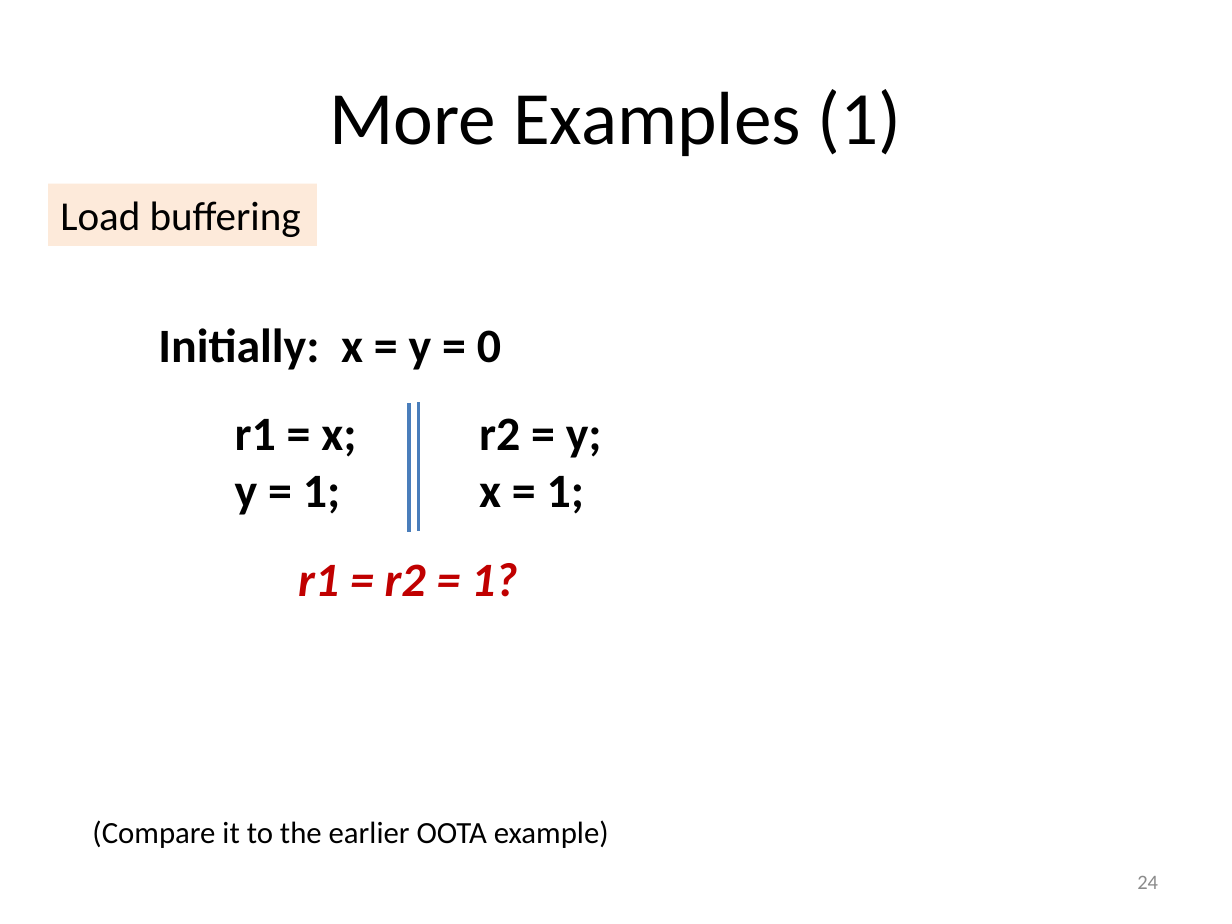
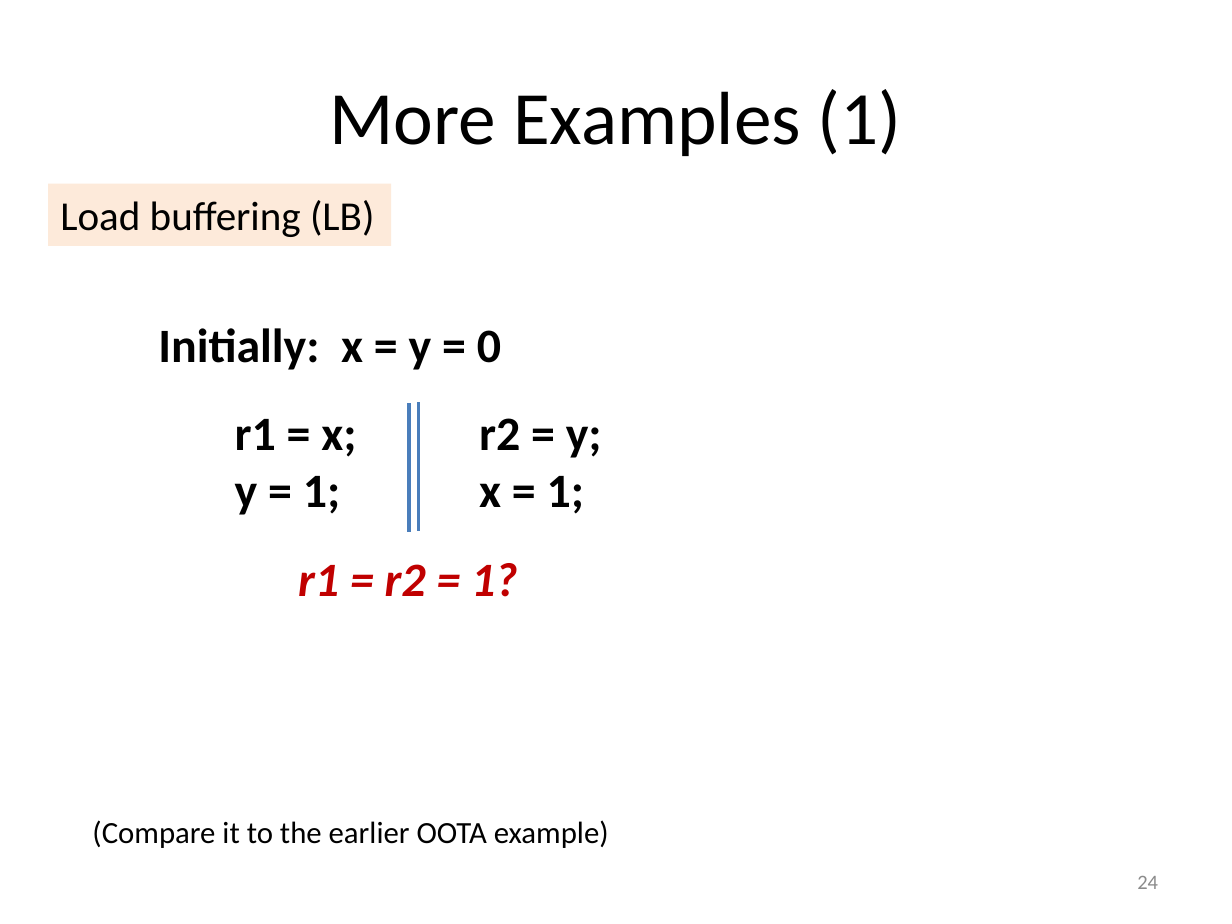
Before and after one commit to hongjin-liang/hongjin-liang.github.io, a slide deck: slide 24 of teaching/concurrency/02_JMM.pptx. Drawn at 1232x924 pixels with LibreOffice and Linux fonts; fonts in the diff are those of the drawing. Boxes give left, top, right and bottom in pixels: in the first picture for what was removed or moved away, otherwise in the second. Text is boxed around its words. In the diff, an @@ line names an element or a change of style, - is before the commit and + after.

```diff
--- a/teaching/concurrency/02_JMM.pptx
+++ b/teaching/concurrency/02_JMM.pptx
@@ rectangle "Load buffering (LB)": place and size @@
-rectangle "Load buffering (LB)" at bbox=[48, 184, 317, 245]
+rectangle "Load buffering (LB)" at bbox=[48, 184, 391, 245]
@@ text in rectangle at bbox=[60, 200, 374, 237]: text changed @@
-Load buffering
+Load buffering (LB)
```
Also in this commit, not shown: 8 other slides changed, 1 slide added, 3 other files.
